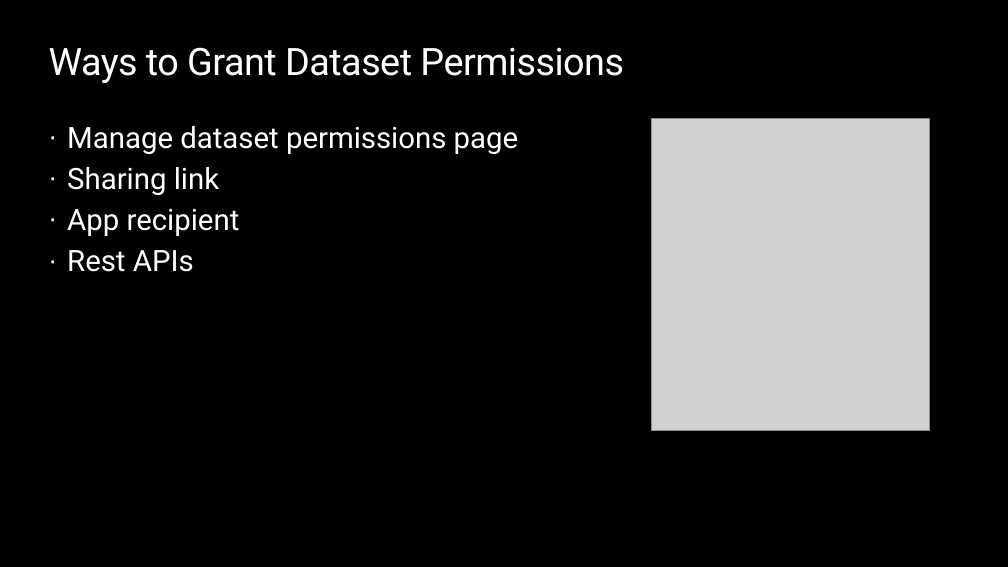
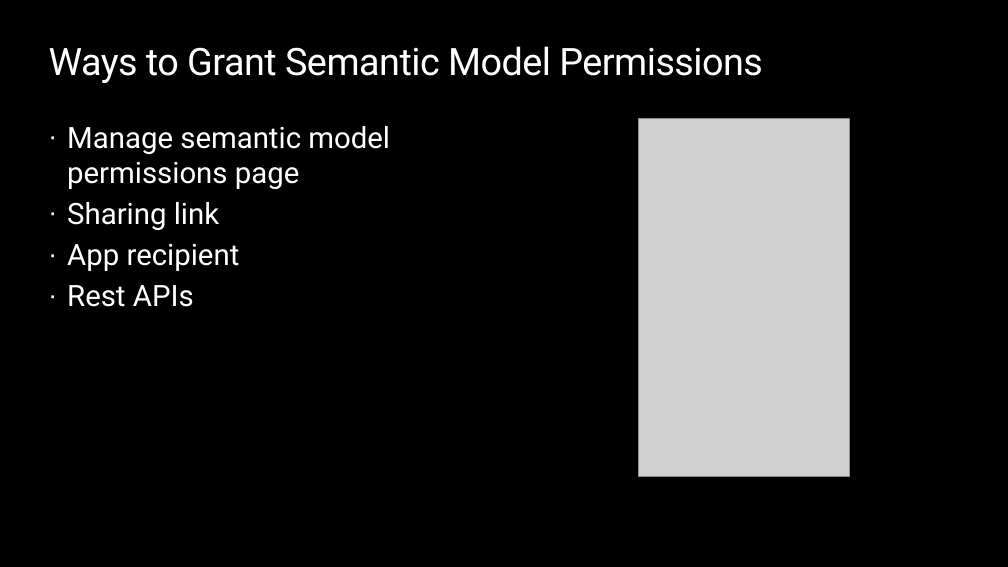
Before and after one commit to opsgility/fabric, a slide deck: slide 18 of slides/Dantoni-Opsgility-MSFabric-Module11.pptx. Drawn at 1008x567 pixels with LibreOffice and Linux fonts; fonts in the diff are those of the drawing; grey boxes stand for pictures; background and template pictures are left out. Boxes give left, top, right and bottom in pixels: in the first picture for what was removed or moved away, otherwise in the second. Text is boxed around its words. In the diff, an @@ line names an element or a change of style, - is before the commit and + after.

```diff
--- a/slides/Dantoni-Opsgility-MSFabric-Module11.pptx
+++ b/slides/Dantoni-Opsgility-MSFabric-Module11.pptx
@@ title at (x1=49, y1=46, x2=763, y2=83): text changed @@
-Ways to Grant Dataset Permissions
+Ways to Grant Semantic Model Permissions
@@ picture resized from (x1=652, y1=119, x2=930, y2=430) to (x1=638, y1=119, x2=850, y2=476) @@
@@ text at (x1=67, y1=126, x2=390, y2=189): text changed @@
-· Manage dataset permissions page
+· Manage semantic model permissions page
```
Also in this commit, not shown: 14 other slides changed, 8 other files.
